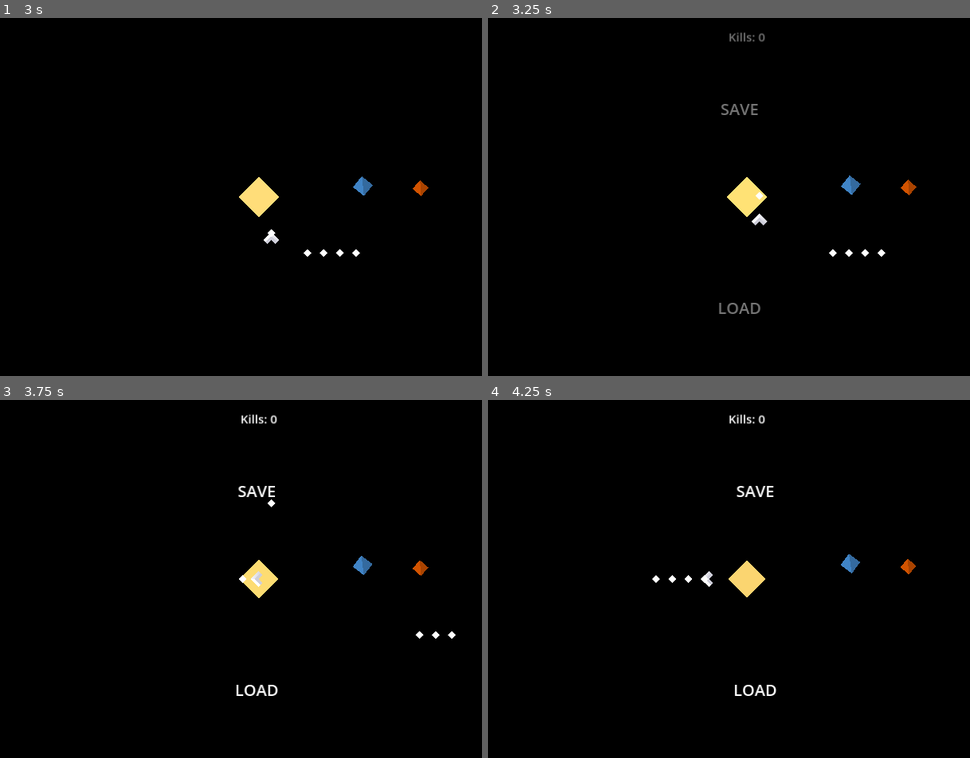
Above: before the commit, frames 1-4 (two rows, left to right).
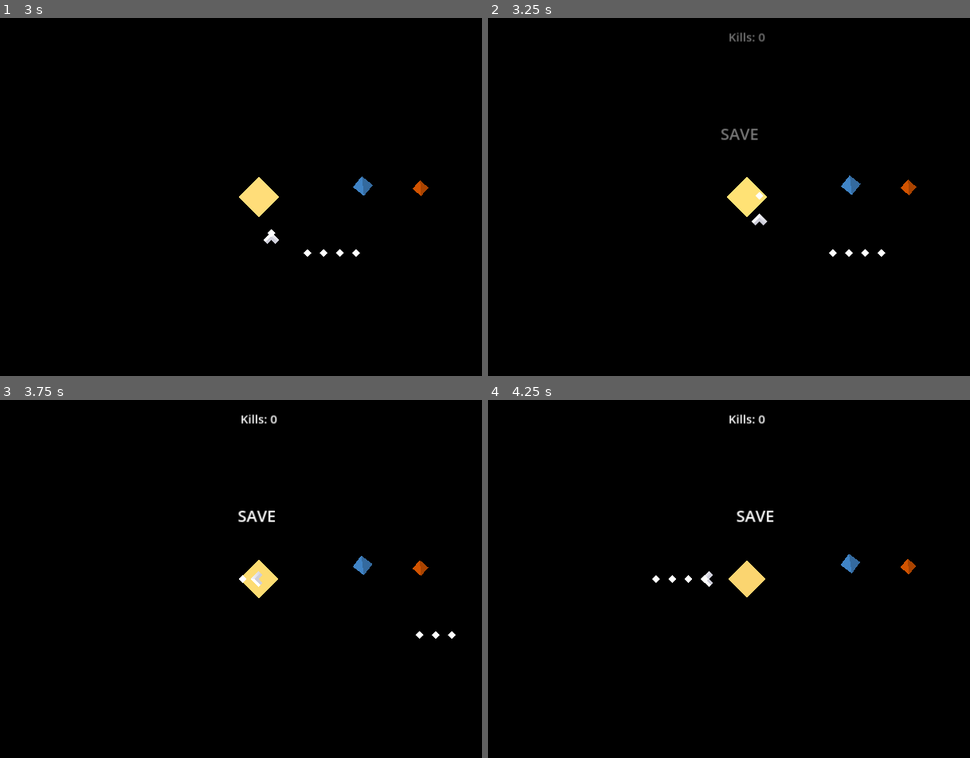
Above: after the commit, the same moments.

Repository: wdfeer/spaceshooter
Game: Godot game, scene res://src/solar_system/solar_system.tscn
Same seed, same stepped clock (60 frames per second), same inputs: the game is played once before the commit and once after it.
Inputs (mouse positions are in pixels of both pictures, inside the frame that each line leads up to):
- Up to frame 1 (3 s): move the mouse to (400, 179) at 0.52 s; press the mouse at (400, 179) at 0.53 s; hold D (right) 0.53-1.28 s; move the mouse to (130, 214) at 1.27 s; release the mouse at (130, 214) at 1.28 s; hold S (down) 1.28-2.03 s; click (130, 214) at 1.35 s; move the mouse to (322, 118) at 2.02 s; press the mouse at (322, 118) at 2.03 s; hold D (right) 2.03-2.78 s; move the mouse to (226, 268) at 2.77 s; release the mouse at (226, 268) at 2.78 s; hold W (up) from 2.78 s (still down); click (226, 268) at 2.85 s
- Up to frame 2 (3.25 s): keep holding W (up)
- Up to frame 3 (3.75 s): move the mouse to (448, 632) at 3.52 s; release W (up) at 3.53 s; press the mouse at (448, 632) at 3.53 s; hold A (left) from 3.53 s (still down)
- Up to frame 4 (4.25 s): keep holding A (left)

Frame 1 is identical in both runs. In frame 2, 0.4% of the frame differs, in the area x 47-57%, y 24-83%; in frame 3, 0.5%, in the area x 48-58%, y 24-83%; in frame 4, 0.4%.

Commit message:
Remove load button, load on start

Diff:
--- a/src/solar_system/save_area.gd
+++ b/src/solar_system/save_area.gd
@@ -2,5 +2,5 @@
 
 func _on_area_entered(area: Area2D) -> void:
 	if is_visible_in_tree() and area is Projectile:
-		UserData.save()
+		UserData.save_game()
 		area.queue_free()
--- a/src/solar_system/solar_system.tscn
+++ b/src/solar_system/solar_system.tscn
@@ -8,7 +8,33 @@
 [ext_resource type="Script" path="res://src/solar_system/sun_area.gd" id="4_t8s7a"]
 [ext_resource type="Script" path="res://src/solar_system/planet.gd" id="4_wj1of"]
 [ext_resource type="Script" path="res://src/solar_system/save_area.gd" id="5_5ucw4"]
-[ext_resource type="Script" path="res://src/solar_system/load_area.gd" id="6_i2tkt"]
+
+[sub_resource type="Animation" id="Animation_ml16k"]
+length = 0.001
+tracks/0/type = "value"
+tracks/0/imported = false
+tracks/0/enabled = true
+tracks/0/path = NodePath("Sun/SunArea/HoverUI:visible")
+tracks/0/interp = 1
+tracks/0/loop_wrap = true
+tracks/0/keys = {
+"times": PackedFloat32Array(0),
+"transitions": PackedFloat32Array(1),
+"update": 1,
+"values": [false]
+}
+tracks/1/type = "value"
+tracks/1/imported = false
+tracks/1/enabled = true
+tracks/1/path = NodePath("Sun/SunArea/HoverUI:modulate")
+tracks/1/interp = 1
+tracks/1/loop_wrap = true
+tracks/1/keys = {
+"times": PackedFloat32Array(0),
+"transitions": PackedFloat32Array(1),
+"update": 0,
+"values": [Color(1, 1, 1, 0)]
+}
 
 [sub_resource type="Animation" id="Animation_a60hq"]
 resource_name = "show"
@@ -52,37 +78,25 @@
 "values": [Color(1, 1, 1, 0), Color(1, 1, 1, 1)]
 }
 
-[sub_resource type="Animation" id="Animation_ml16k"]
-length = 0.001
-tracks/0/type = "value"
-tracks/0/imported = false
-tracks/0/enabled = true
-tracks/0/path = NodePath("Sun/SunArea/HoverUI:visible")
-tracks/0/interp = 1
-tracks/0/loop_wrap = true
-tracks/0/keys = {
-"times": PackedFloat32Array(0),
-"transitions": PackedFloat32Array(1),
-"update": 1,
-"values": [false]
-}
-tracks/1/type = "value"
-tracks/1/imported = false
-tracks/1/enabled = true
-tracks/1/path = NodePath("Sun/SunArea/HoverUI:modulate")
-tracks/1/interp = 1
-tracks/1/loop_wrap = true
-tracks/1/keys = {
-"times": PackedFloat32Array(0),
-"transitions": PackedFloat32Array(1),
-"update": 0,
-"values": [Color(1, 1, 1, 0)]
-}
-
 [sub_resource type="AnimationLibrary" id="AnimationLibrary_iobg7"]
 _data = {
 "RESET": SubResource("Animation_ml16k"),
 "show": SubResource("Animation_a60hq")
+}
+
+[sub_resource type="Animation" id="Animation_pglsd"]
+length = 0.001
+tracks/0/type = "value"
+tracks/0/imported = false
+tracks/0/enabled = true
+tracks/0/path = NodePath("CollisionPolygon2D:position")
+tracks/0/interp = 1
+tracks/0/loop_wrap = true
+tracks/0/keys = {
+"times": PackedFloat32Array(0),
+"transitions": PackedFloat32Array(1),
+"update": 0,
+"values": [Vector2(0, 0)]
 }
 
 [sub_resource type="Animation" id="Animation_ar8nu"]
@@ -100,21 +114,6 @@
 "transitions": PackedFloat32Array(0.5, 2, 2, 0.5),
 "update": 0,
 "values": [Vector2(0, 0), Vector2(40, 0), Vector2(-40, 0), Vector2(0, 0)]
-}
-
-[sub_resource type="Animation" id="Animation_pglsd"]
-length = 0.001
-tracks/0/type = "value"
-tracks/0/imported = false
-tracks/0/enabled = true
-tracks/0/path = NodePath("CollisionPolygon2D:position")
-tracks/0/interp = 1
-tracks/0/loop_wrap = true
-tracks/0/keys = {
-"times": PackedFloat32Array(0),
-"transitions": PackedFloat32Array(1),
-"update": 0,
-"values": [Vector2(0, 0)]
 }
 
 [sub_resource type="AnimationLibrary" id="AnimationLibrary_4jnd3"]
@@ -174,7 +173,7 @@
 script = ExtResource("4_p00e3")
 
 [node name="SaveArea" type="Area2D" parent="Sun/SunArea/HoverUI"]
-position = Vector2(0, -400)
+position = Vector2(0, -300)
 script = ExtResource("5_5ucw4")
 
 [node name="CollisionPolygon2D" type="CollisionPolygon2D" parent="Sun/SunArea/HoverUI/SaveArea"]
@@ -195,28 +194,6 @@
 }
 autoplay = "idle"
 
-[node name="LoadArea" type="Area2D" parent="Sun/SunArea/HoverUI"]
-position = Vector2(0, 400)
-script = ExtResource("6_i2tkt")
-
-[node name="CollisionPolygon2D" type="CollisionPolygon2D" parent="Sun/SunArea/HoverUI/LoadArea"]
-polygon = PackedVector2Array(-80, 0, -80, 80, 80, 80, 80, 0)
-
-[node name="Label" type="Label" parent="Sun/SunArea/HoverUI/LoadArea/CollisionPolygon2D"]
-custom_minimum_size = Vector2(256, 0)
-offset_left = -128.0
-offset_right = 128.0
-offset_bottom = 88.0
-theme_override_font_sizes/font_size = 64
-text = "LOAD"
-horizontal_alignment = 1
-
-[node name="AnimationPlayer" type="AnimationPlayer" parent="Sun/SunArea/HoverUI/LoadArea"]
-libraries = {
-"": SubResource("AnimationLibrary_4jnd3")
-}
-autoplay = "idle"
-
 [node name="Polygon" type="Polygon2D" parent="Sun"]
 color = Color(1, 0.870588, 0.482353, 1)
 polygon = PackedVector2Array(0, -80, -40, -40, -80, 0, 0, 80, 80, 0)
@@ -260,5 +237,4 @@
 [connection signal="area_entered" from="Sun/SunArea" to="Sun/SunArea" method="_on_area_entered"]
 [connection signal="area_exited" from="Sun/SunArea" to="Sun/SunArea" method="_on_area_exited"]
 [connection signal="area_entered" from="Sun/SunArea/HoverUI/SaveArea" to="Sun/SunArea/HoverUI/SaveArea" method="_on_area_entered"]
-[connection signal="area_entered" from="Sun/SunArea/HoverUI/LoadArea" to="Sun/SunArea/HoverUI/LoadArea" method="_on_area_entered"]
 [connection signal="area_entered" from="Mars/MarsLoader" to="." method="_on_mars_loader_area_entered"]
--- a/src/user_data.gd
+++ b/src/user_data.gd
@@ -2,10 +2,14 @@
 
 var kill_count: int = 0
 
-func save():
+func _ready() -> void:
+	load_game()
+
+func save_game():
 	var file = FileAccess.open("user://save", FileAccess.WRITE)
 	file.store_32(kill_count)
 
-func load():
+func load_game():
 	var file = FileAccess.open("user://save", FileAccess.READ)
-	kill_count = file.get_32()
+	if file:
+		kill_count = file.get_32()
Not shown: 1 places in src/solar_system/solar_system.tscn that only renumber resources
